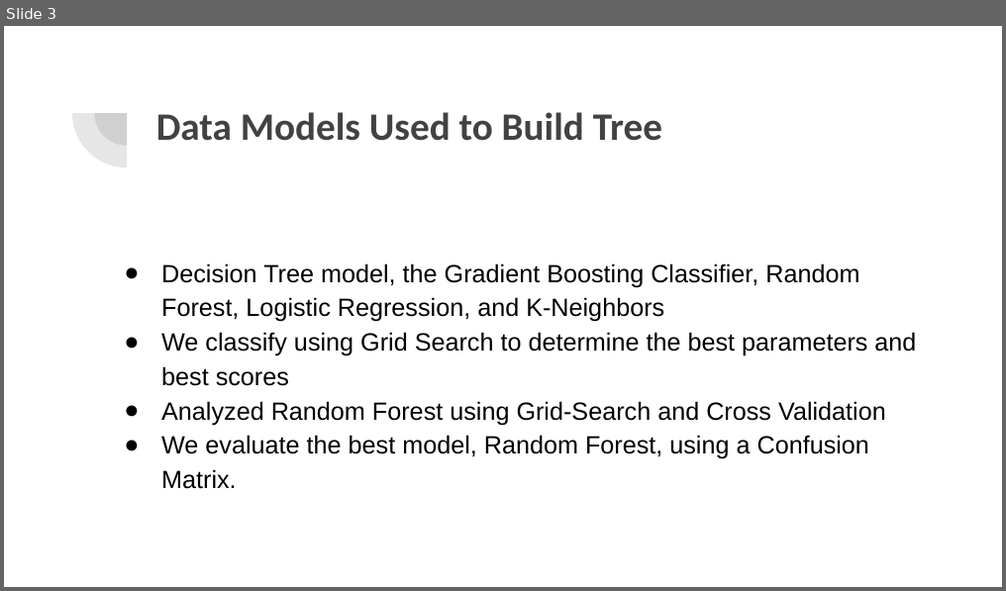
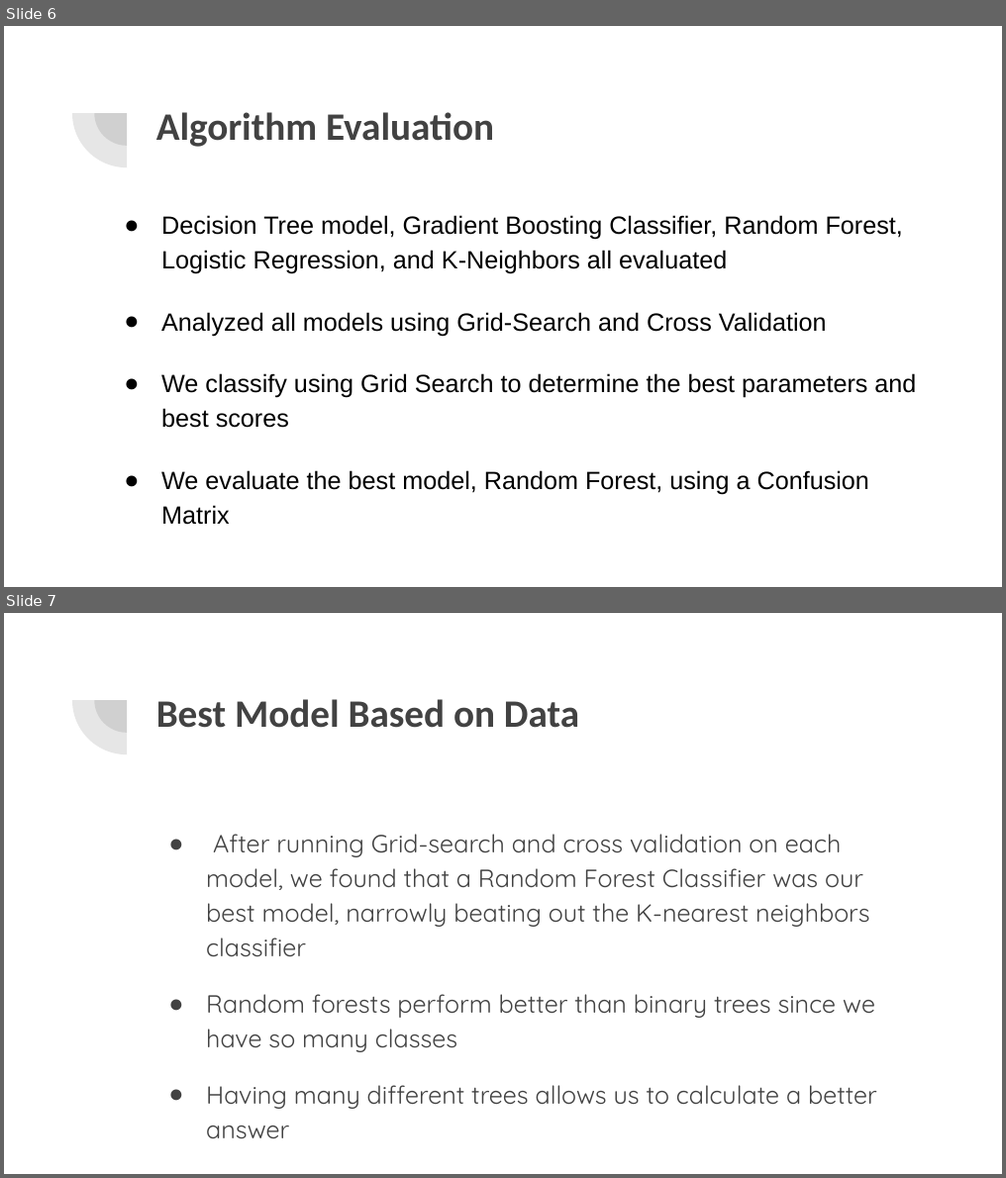
Before and after one commit to ewang24/dataMiningProject, a slide deck: Group Project_ Letter Data Mining.pptx. Shown one above the other, each under a label of ours: slide 3 before the commit, slides 6 and 7 after it. The pictures are 1006x591 and 1006x1178 pixels, drawn with LibreOffice and Linux fonts; fonts in the diff are those of the drawing. Boxes give left, top, right and bottom in pixels: in the first picture for what was removed or moved away, otherwise in the second. Text is boxed around its words. In the diff, an @@ line names an element or a change of style, - is before the commit and + after.

```diff
--- a/Group Project_ Letter Data Mining.pptx
+++ b/Group Project_ Letter Data Mining.pptx
@@ slide 7 added at (x1=4, y1=613, x2=1002, y2=1174), background #FFFFFF; not listed: 2 template elements that a slide beside it also shows @@
@@ title added at (x1=156, y1=699, x2=579, y2=728), 28 pt, text #424242, bold @@
+Best Model Based on Data
@@ text added at (x1=206, y1=834, x2=877, y2=1109), 18 pt, text #424242 @@
+● After running Grid-search and cross validation on each model, we found that a Random Forest Classifier was our best model, narrowly beating out the K-nearest neighbors classifier
+● Random forests perform better than binary trees since we have so many classes
+● Having many different trees allows us to calculate a better answer
@@ what was slide 3 is now slide 6 @@
@@ slide 6 changed as well @@
@@ title at (x1=156, y1=112, x2=494, y2=147): text changed @@
-Data Models Used to Build Tree
+Algorithm Evaluation
@@ text "Decision Tree model, Gradient Boosting ..." moved from (x1=161, y1=264, x2=916, y2=489) to (x1=161, y1=215, x2=916, y2=525) @@
@@ text at (x1=161, y1=215, x2=903, y2=336): text changed @@
-● Decision Tree model, the Gradient Boosting Classifier, Random Forest, Logistic Regression, and K-Neighbors
+● Decision Tree model, Gradient Boosting Classifier, Random Forest, Logistic Regression, and K-Neighbors all evaluated
+● Analyzed all models using Grid-Search and Cross Validation
@@ text at (x1=161, y1=373, x2=916, y2=428): more space between paragraphs @@
@@ text at (x1=161, y1=471, x2=869, y2=525): text changed @@
-● Analyzed Random Forest using Grid-Search and Cross Validation
-● We evaluate the best model, Random Forest, using a Confusion Matrix.
+● We evaluate the best model, Random Forest, using a Confusion Matrix
```
Also in this commit, not shown: 5 other slides changed, 11 other slides added, 1 slide removed, 4 other files.
